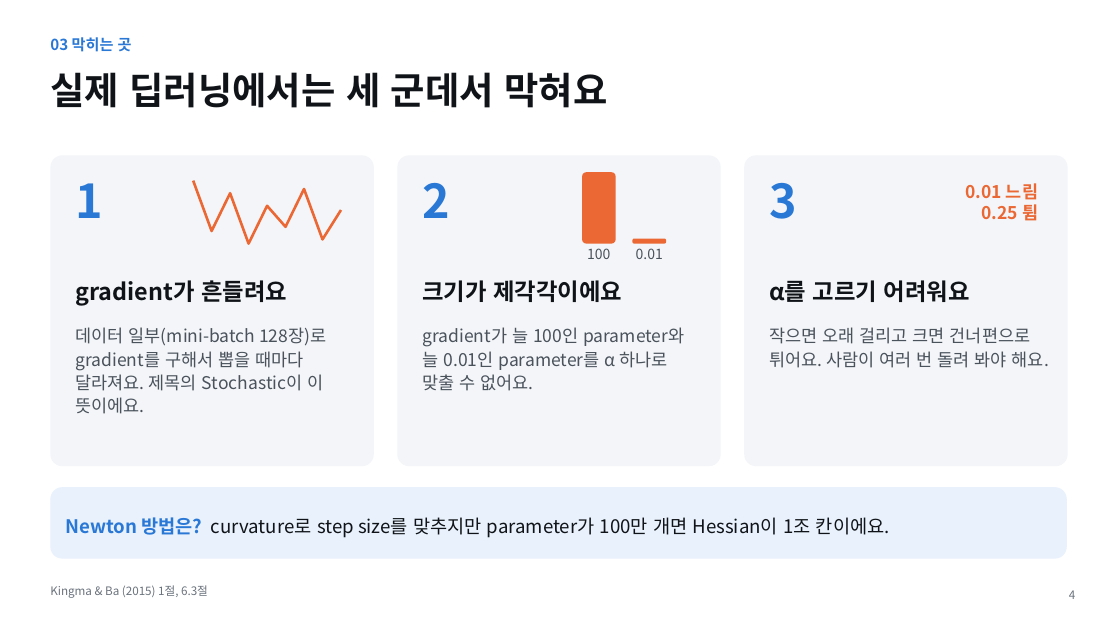
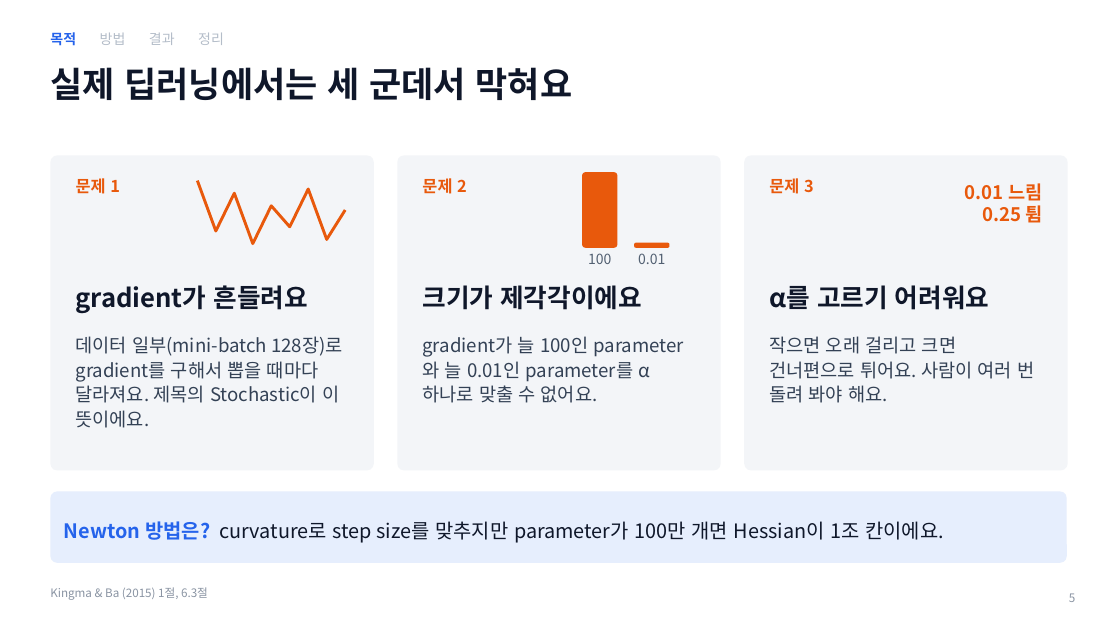
Before and after one commit to tkdgh123/tkdgh123.github.io, a slide deck: slide 5 of adam/Adam_PaperSeminar.pptx (slide 4 before the commit). Drawn at 1120x630 pixels with LibreOffice and Linux fonts; fonts in the diff are those of the drawing. Boxes give left, top, right and bottom in pixels: in the first picture for what was removed or moved away, otherwise in the second. Text is boxed around its words. In the diff, an @@ line names an element or a change of style, - is before the commit and + after.

```diff
--- a/adam/Adam_PaperSeminar.pptx
+++ b/adam/Adam_PaperSeminar.pptx
@@ text removed at bbox=[50, 37, 132, 52] @@
-03 막히는 곳
@@ text added at bbox=[50, 32, 224, 46], 12 pt, text #B4BDC9 @@
+목적 방법 결과 정리
@@ title "실제 딥러닝에서는 세 군데서 막혀요" at bbox=[50, 67, 573, 100]: size 32 to 30 pt, text colour #101418 to #0F172A @@
@@ rounded rectangle: place and size @@
-rounded rectangle at bbox=[50, 155, 374, 466]
+rounded rectangle at bbox=[50, 155, 374, 471]
@@ text at bbox=[76, 178, 120, 194]: text changed; size 40 to 14 pt; text colour #2A78D6 to #E8590C @@
-1
+문제 1
@@ rounded rectangle: place and size @@
-rounded rectangle at bbox=[397, 155, 721, 466]
+rounded rectangle at bbox=[397, 155, 721, 471]
@@ text at bbox=[422, 178, 467, 194]: text changed; size 40 to 14 pt; text colour #2A78D6 to #E8590C @@
-2
+문제 2
@@ rounded rectangle: place and size @@
-rounded rectangle at bbox=[582, 172, 616, 244]
+rounded rectangle at bbox=[582, 172, 618, 248]
@@ rounded rectangle at bbox=[582, 172, 618, 248]: fill #EB6834 to #E8590C; proportions changed @@
@@ proportions changed in 3 elements at bbox=[50, 155, 374, 471], bbox=[397, 155, 721, 471], bbox=[744, 155, 1068, 471] @@
@@ rounded rectangle: place and size @@
-rounded rectangle at bbox=[744, 155, 1068, 466]
+rounded rectangle at bbox=[744, 155, 1068, 471]
@@ text at bbox=[769, 178, 814, 194]: text changed; size 40 to 14 pt; text colour #2A78D6 to #E8590C @@
-3
+문제 3
@@ freeform shape: place and size @@
-freeform shape at bbox=[193, 181, 341, 244]
+freeform shape at bbox=[197, 181, 345, 244]
@@ freeform shape at bbox=[197, 181, 345, 244]: outline #EB6834 2.25 pt to #E8590C 2.5 pt @@
@@ text "0.01 느림" at bbox=[965, 183, 1042, 223]: size 15 to 16 pt, text colour #EB6834 to #E8590C @@
@@ text "100" at bbox=[588, 253, 611, 264]: text colour #4A525C to #526072 @@
@@ text "0.01" at bbox=[638, 253, 665, 264]: text colour #4A525C to #526072 @@
@@ rounded rectangle: place and size @@
-rounded rectangle at bbox=[633, 239, 666, 244]
+rounded rectangle at bbox=[634, 243, 670, 248]
@@ rounded rectangle at bbox=[634, 243, 670, 248]: fill #EB6834 to #E8590C @@
@@ size 20 to 22 pt, text colour #101418 to #0F172A in 3 elements at bbox=[76, 285, 307, 313], bbox=[422, 285, 641, 310], bbox=[769, 285, 989, 310] @@
@@ 3 texts: place and size @@
-3 texts at bbox=[76, 327, 1049, 414]
+3 texts at bbox=[76, 336, 1034, 428]
@@ size 15 to 16 pt, text colour #4A525C to #334155 in 3 elements at bbox=[76, 336, 343, 428], bbox=[769, 336, 1034, 403], bbox=[422, 336, 651, 403] @@
@@ rounded rectangle "Newton 방법은? curvature로 step size를 ...": place and size @@
-rounded rectangle "Newton 방법은? curvature로 step size를 ..." at bbox=[50, 487, 1067, 559]
+rounded rectangle "Newton 방법은? curvature로 step size를 ..." at bbox=[50, 492, 1067, 563]
@@ rounded rectangle "Newton 방법은? curvature로 step size를 ..." at bbox=[50, 492, 1067, 563]: size 16 to 17 pt; text colour #2A78D6 to #2563EB in "Newton 방법은?"; text colour #101418 to #0F172A in "curvature로 step size를 맞추지만 parameter가 100만 개면 ..."; fill #E8F1FC to #E6EEFD; proportions changed @@
@@ text "Kingma & Ba (2015) 1절, ..." at bbox=[50, 587, 208, 600]: text colour #6B737D to #8A94A3 @@
@@ page number removed at bbox=[1069, 590, 1075, 599] @@
-4
@@ page number added at bbox=[1069, 593, 1075, 602], 10 pt, text #8A94A3 @@
+5
```
Also in this commit, not shown: 15 other slides changed, 2 slides added, 1 slide removed, 3 other files.
